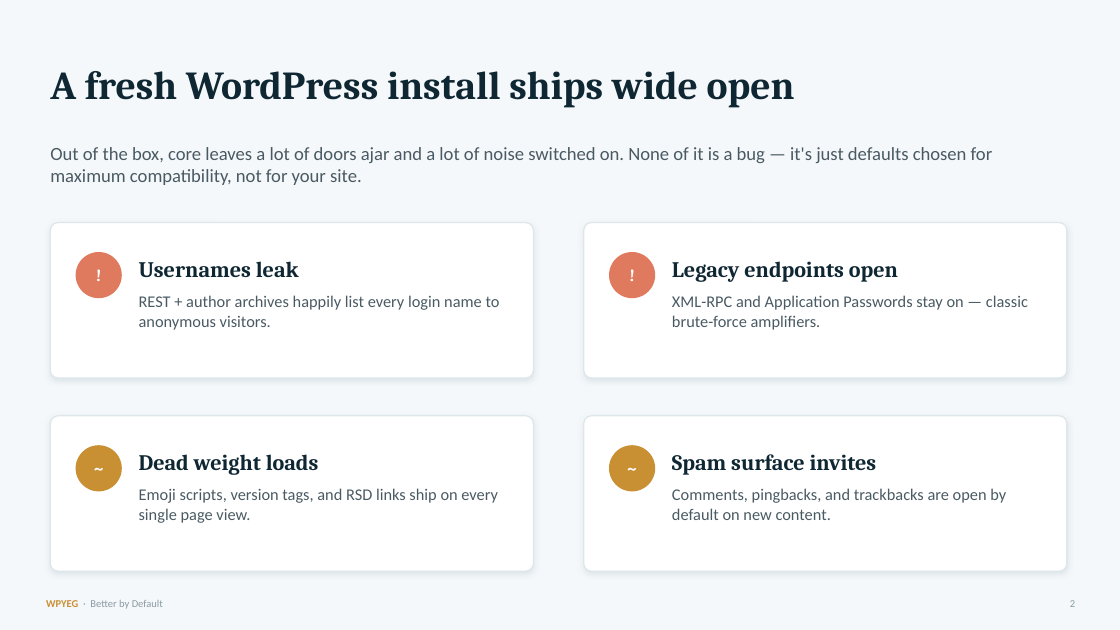
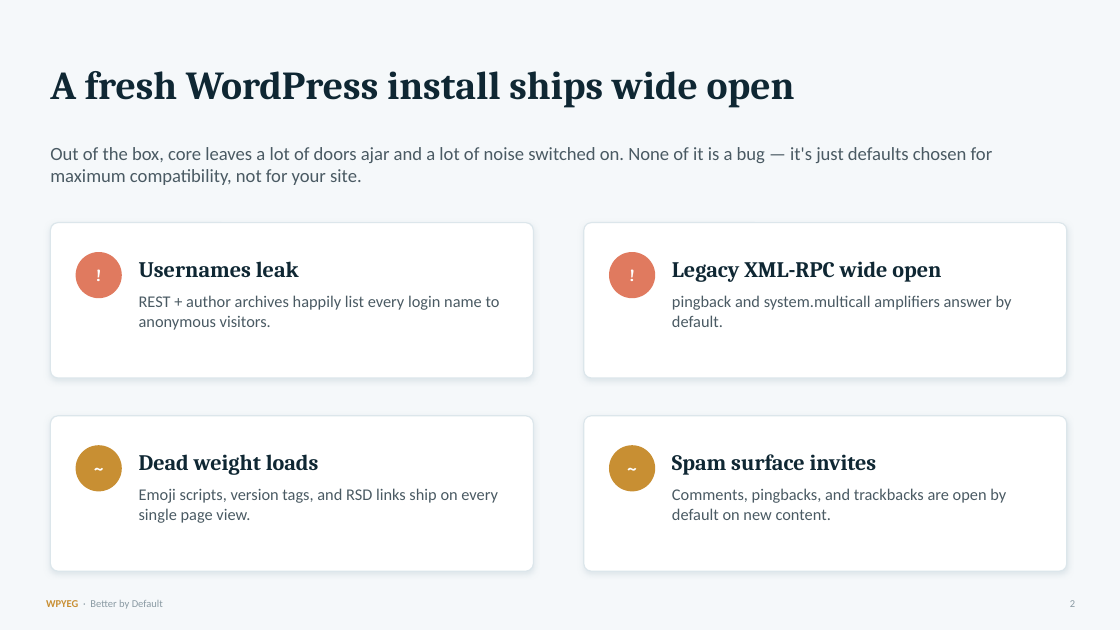
Before and after one commit to WPYEG/Better-by-Default, a slide deck: slide 2 of workshop/Better-by-Default.pptx. Drawn at 1120x630 pixels with LibreOffice and Linux fonts; fonts in the diff are those of the drawing. Boxes give left, top, right and bottom in pixels: in the first picture for what was removed or moved away, otherwise in the second. Text is boxed around its words. In the diff, an @@ line names an element or a change of style, - is before the commit and + after.

Commit message:
docs(workshop): align the deck with the corrected defaults
The workshop deck still taught the pre-alignment model. Update both deck
sources — the iA Presenter markdown and the pptxgenjs generator — and
regenerate the .pptx:

- XML-RPC: granular per-category toggles + multicall server swap, not the
  blunt xmlrpc_enabled=false.
- Application Passwords: available by default (the safer credential), not
  disabled.
- Strong passwords: 15+ chars + breach screening (NIST/OWASP), not 12-char
  forced composition.
- Title-only admin search: post_search_columns, not a posts_search rewrite.
- Login logo: defaults to keep_default; any change links home (the separate
  link toggle is gone).
- Opening framing + cheat sheet updated to match.

Also fix build_deck.js's output path (was a foreign /home/claude path) so
the .pptx builds reproducibly in-repo.

Better-by-Default.pdf still needs re-export from iA Presenter (GUI-only) —
the one deck artifact that can't be regenerated headlessly.

```diff
--- a/workshop/Better-by-Default.pptx
+++ b/workshop/Better-by-Default.pptx
@@ text at (672,261,941,282): text changed @@
-Legacy endpoints open
+Legacy XML-RPC wide open
@@ text at (672,295,1012,327): text changed @@
-XML-RPC and Application Passwords stay on — classic brute-force amplifiers.
+pingback and system.multicall amplifiers answer by default.
```
Also in this commit, not shown: 7 other slides changed, 2 other files.
